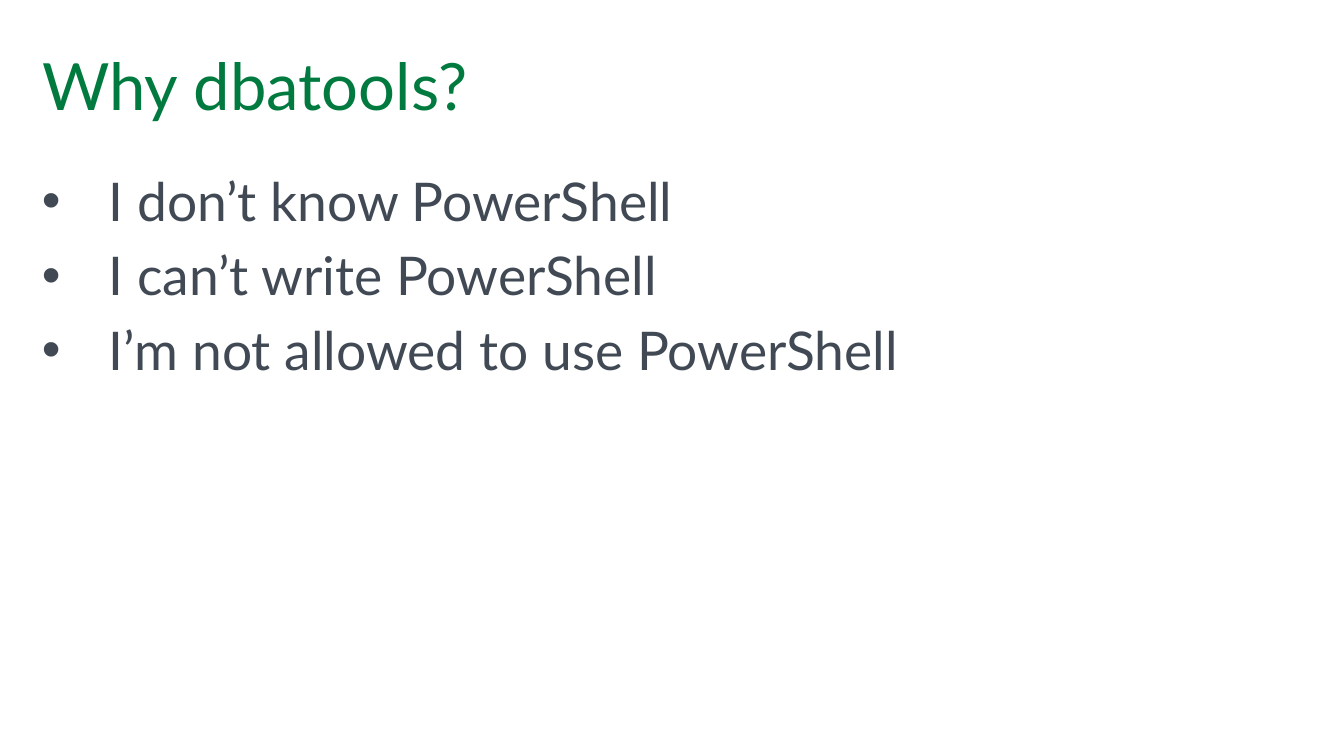
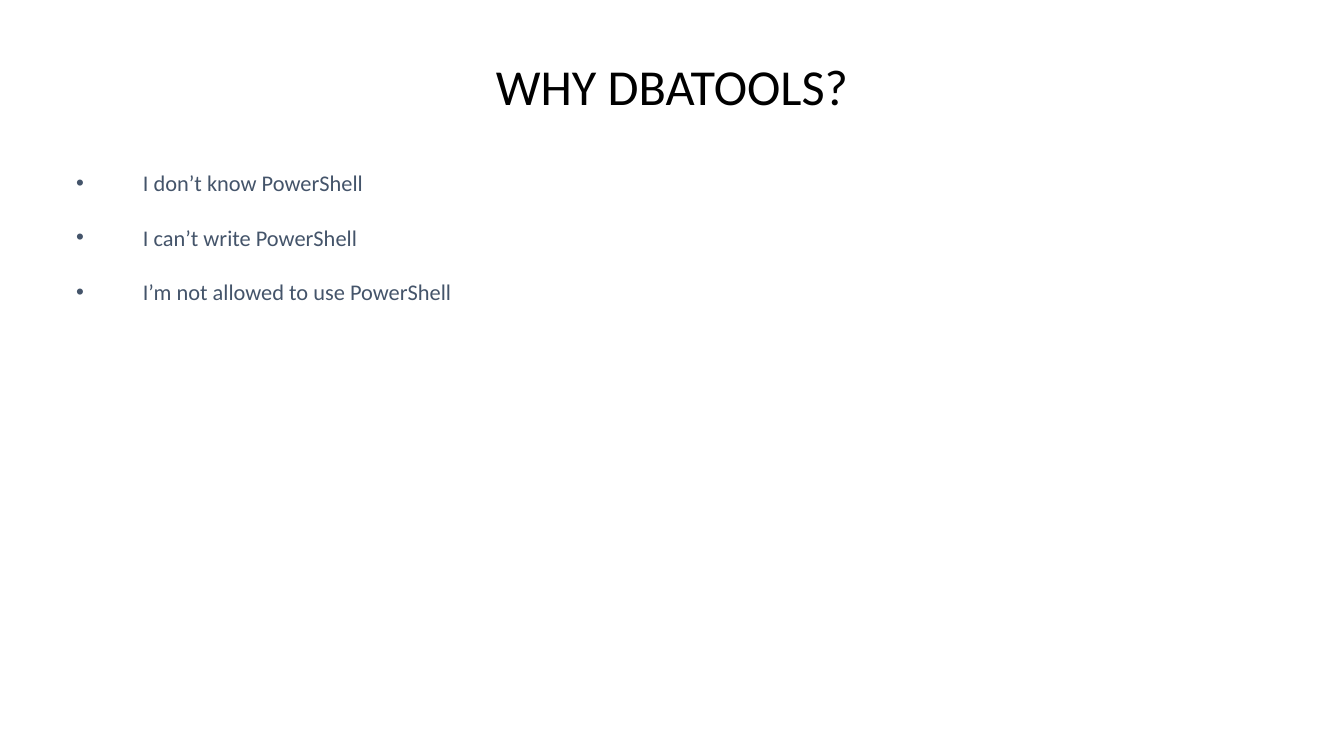
Before and after one commit to dataplat/community-presentations, a slide deck: slide 4 of andy-levy/BackupManagement/Backup Management with dbatools.pptx. Drawn at 1344x756 pixels with LibreOffice and Linux fonts; fonts in the diff are those of the drawing; background and template pictures are left out. Boxes give left, top, right and bottom in pixels: in the first picture for what was removed or moved away, otherwise in the second. Text is boxed around its words. In the diff, an @@ line names an element or a change of style, - is before the commit and + after.

```diff
--- a/andy-levy/BackupManagement/Backup Management with dbatools.pptx
+++ b/andy-levy/BackupManagement/Backup Management with dbatools.pptx
@@ title at (496, 70, 848, 106): text changed; size 44 to 34 pt; font Lato to Calibri; text colour #007A3E to #000000 @@
-Why dbatools?
+WHY DBATOOLS?
@@ text "I don’t know PowerShell": place and size @@
-text "I don’t know PowerShell" at (109, 180, 898, 371)
+text "I don’t know PowerShell" at (143, 175, 451, 300)
@@ text "I don’t know PowerShell" at (143, 175, 451, 300): size 36 to 15.1 pt, font Lato to Calibri, text colour #414A54 to #44546A; line spacing 1 to 1.5; more space between paragraphs @@
```
Also in this commit, not shown: 6 other slides changed, 1 other file.
